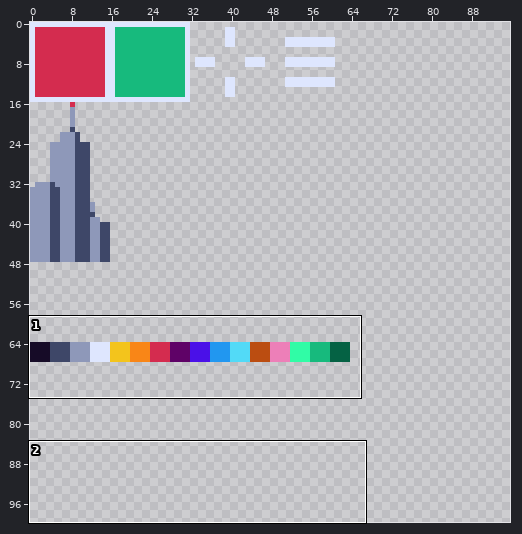
Two states of a sprite sheet, assets/png/tiles.png. The picture above shows the old version from afar; the outline marks the close-up.
Close-up. Before the commit:
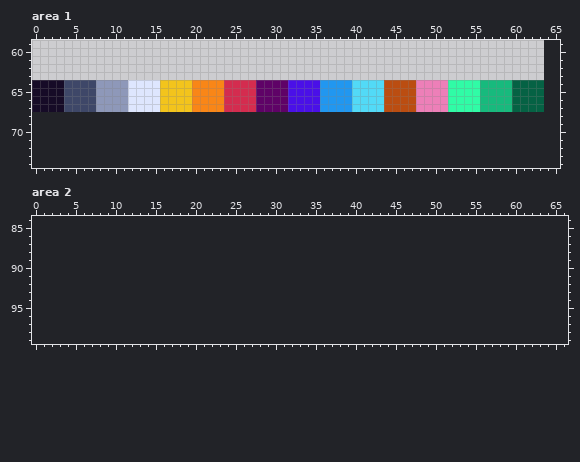
The file is 64x68 pixels. Colours within 5 levels of each other are drawn and written as one. Shown: area 1: x 0..65, y 59..74; area 2: x 0..66, y 84..99. The old version is drawn lined up with the new one, on the new canvas. The commit also changed other parts of the picture, which this record leaves out.
New version:
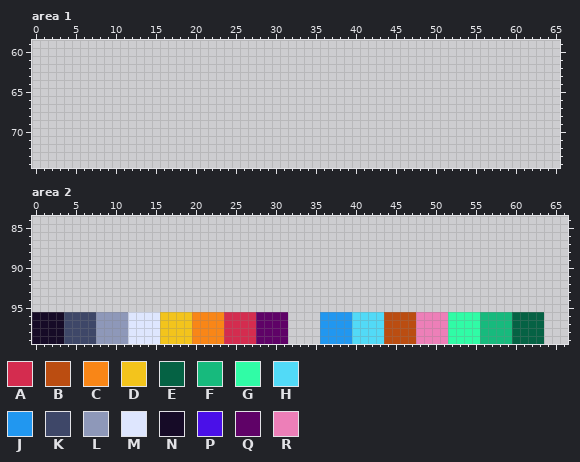
Palette (. is transparent): A #d42c4f  B #bb4d11  C #f98617  D #f3c41c  E #056244  F #17ba7d  G #30fca6  H #52daf7  J #2197f0  K #3e4768  L #8e98b9  M #dee6fe  N #160b27  P #4a10e8  Q #5f0267  R #ed7fb8
Changes in this commit:
canvas 64x68 -> 96x100
Area 1:
y 64..67: x 0..63 NNNNKKKKLLLLMMMMDDDDCCCCAAAAQQQQPPPPJJJJHHHHBBBBRRRRGGGGFFFFEEEE -> ................................................................
Area 2:
y 96..99: x 0..31 ................................ -> NNNNKKKKLLLLMMMMDDDDCCCCAAAAQQQQ; x 36..63 ............................ -> JJJJHHHHBBBBRRRRGGGGFFFFEEEE
Pixel boxes of the changes (left, top, right, bottom) in both close-ups:
erased: (32, 80, 544, 112)
added: (32, 312, 288, 344)
added: (320, 312, 544, 344)
